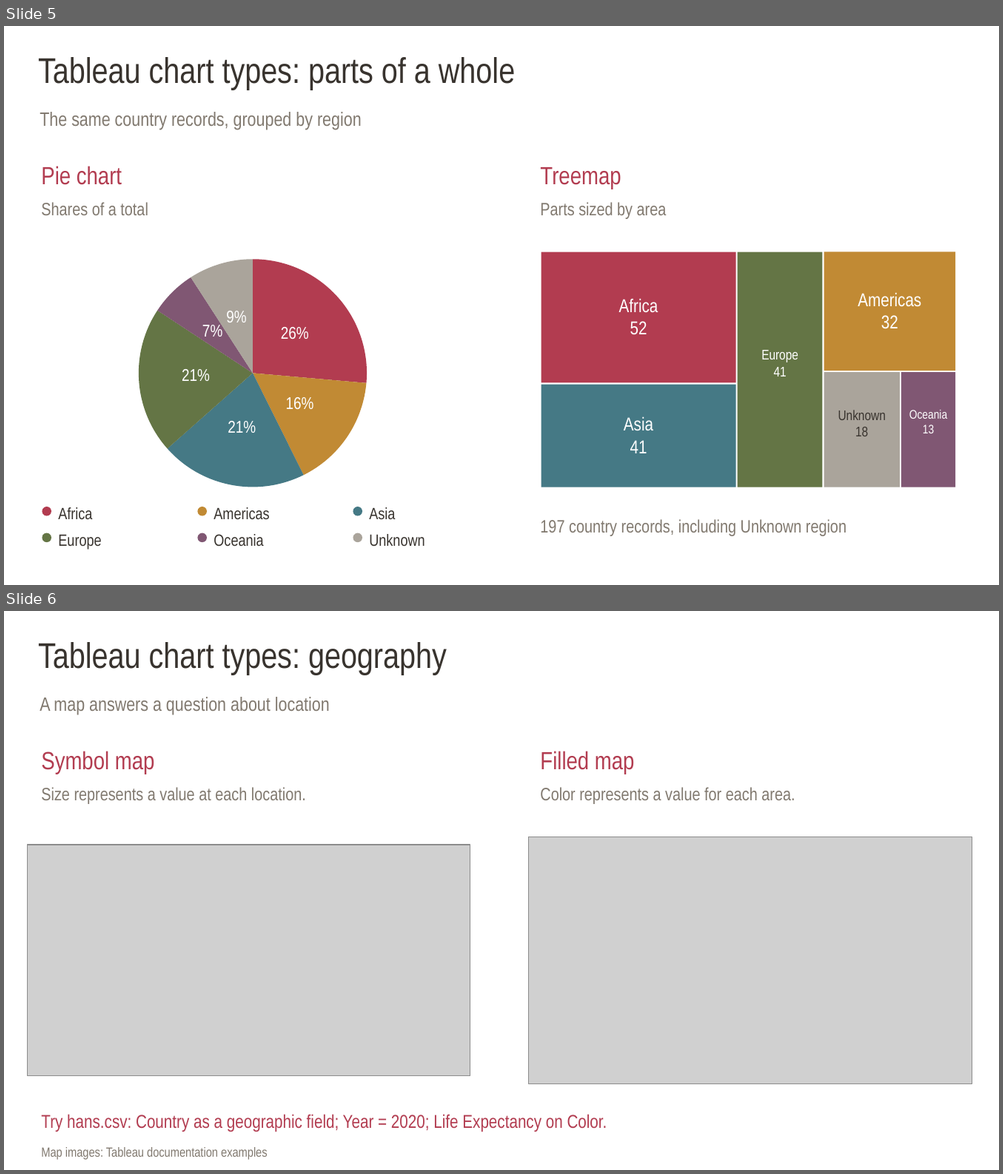
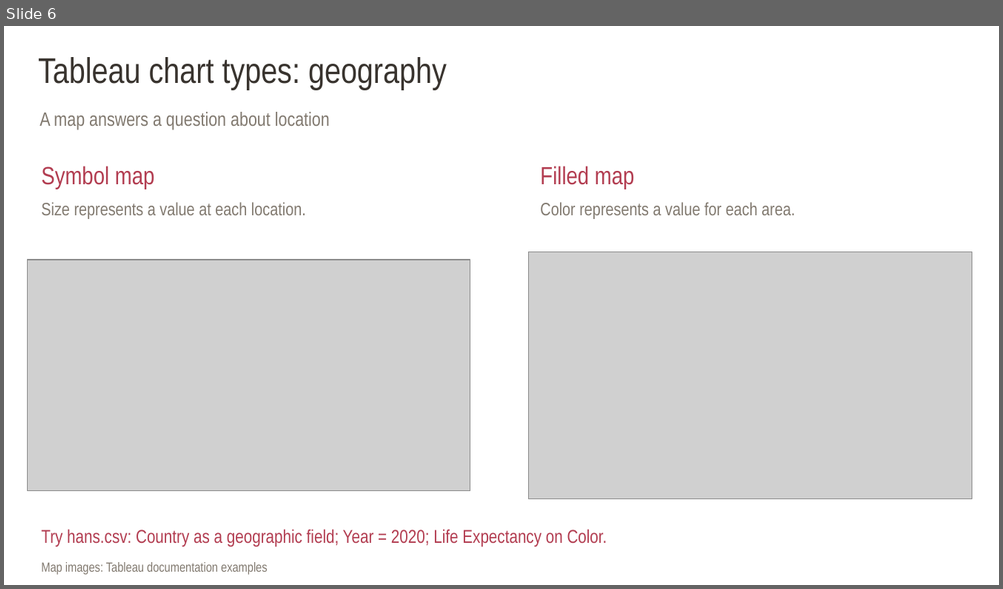
Before and after one commit to yohman/26-2-Dataviz, a slide deck: lectures/w04-tableau-chart-types.pptx. Shown one above the other, each under a label of ours: slides 5 and 6 before the commit, slide 6 after it. The pictures are 1003x1174 and 1003x589 pixels, drawn with LibreOffice and Linux fonts; fonts in the diff are those of the drawing; grey boxes stand for pictures. Boxes give left, top, right and bottom in pixels: in the first picture for what was removed or moved away, otherwise in the second. Text is boxed around its words. In the diff, an @@ line names an element or a change of style, - is before the commit and + after.

Commit message:
Audit Tableau examples and clarify life expectancy pie chart

```diff
--- a/lectures/w04-tableau-chart-types.pptx
+++ b/lectures/w04-tableau-chart-types.pptx
@@ slide 5 removed at (4,26,999,585), background #FFFFFF @@
@@ text removed at (38,57,515,90) @@
-Tableau chart types: parts of a whole
@@ text removed at (40,112,361,130) @@
-The same country records, grouped by region
@@ text removed at (41,166,122,185) @@
-Pie chart
@@ text removed at (540,167,620,189) @@
-Treemap
@@ text removed at (41,202,148,215) @@
-Shares of a total
@@ text removed at (540,202,666,219) @@
-Parts sized by area
@@ pie chart removed at (23,249,482,497) @@
-categories: 1, 2, 3, 4, 5, 6
-Series 1: 26, 16, 21, 21, 7, 9
@@ rectangle removed at (541,252,736,383) @@
@@ rectangle removed at (737,252,822,488) @@
@@ rectangle removed at (824,252,956,371) @@
@@ text removed at (619,298,658,335) @@
-Africa
-52
@@ text removed at (857,292,921,329) @@
-Americas
-32
@@ text removed at (761,350,798,377) @@
-Europe
-41
@@ rectangle removed at (824,373,899,488) @@
@@ rectangle removed at (901,373,956,488) @@
@@ rectangle removed at (541,385,736,488) @@
@@ text removed at (623,417,653,454) @@
-Asia
-41
@@ text removed at (838,410,885,437) @@
-Unknown
-18
@@ text removed at (909,410,947,434) @@
-Oceania
-13
@@ ellipse removed at (42,507,51,516) @@
@@ text removed at (58,508,92,520) @@
-Africa
@@ ellipse removed at (197,507,206,516) @@
@@ text removed at (213,508,269,520) @@
-Americas
@@ ellipse removed at (353,507,362,516) @@
@@ text removed at (369,508,395,520) @@
-Asia
@@ ellipse removed at (42,534,51,543) @@
@@ text removed at (58,534,101,550) @@
-Europe
@@ ellipse removed at (197,534,206,543) @@
@@ text removed at (213,534,263,547) @@
-Oceania
@@ ellipse removed at (353,534,362,543) @@
@@ text removed at (369,534,424,547) @@
-Unknown
@@ text removed at (540,520,846,537) @@
-197 country records, including Unknown region
```
Also in this commit, not shown: 1 slide changed, 1 slide added, 3 other files.
